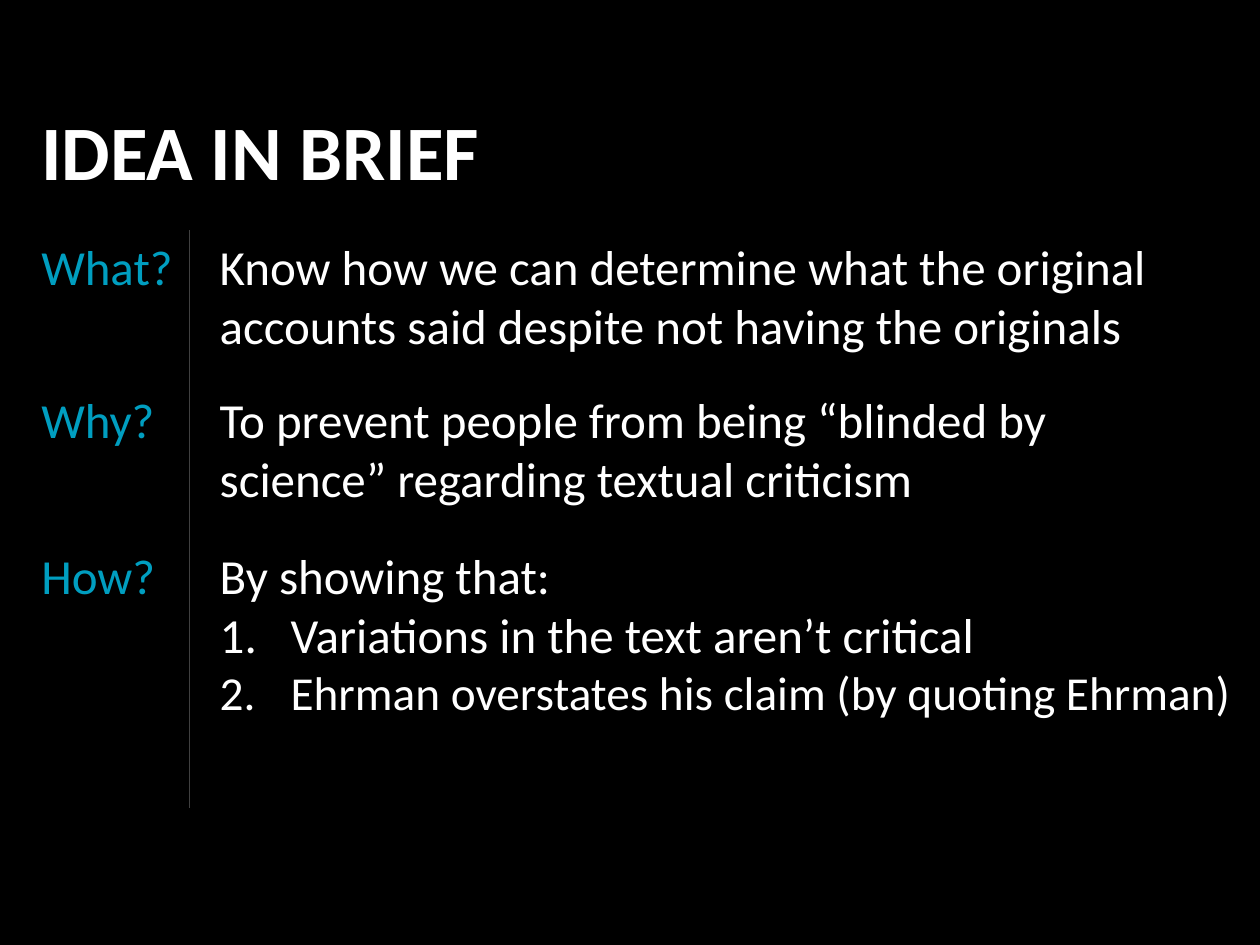
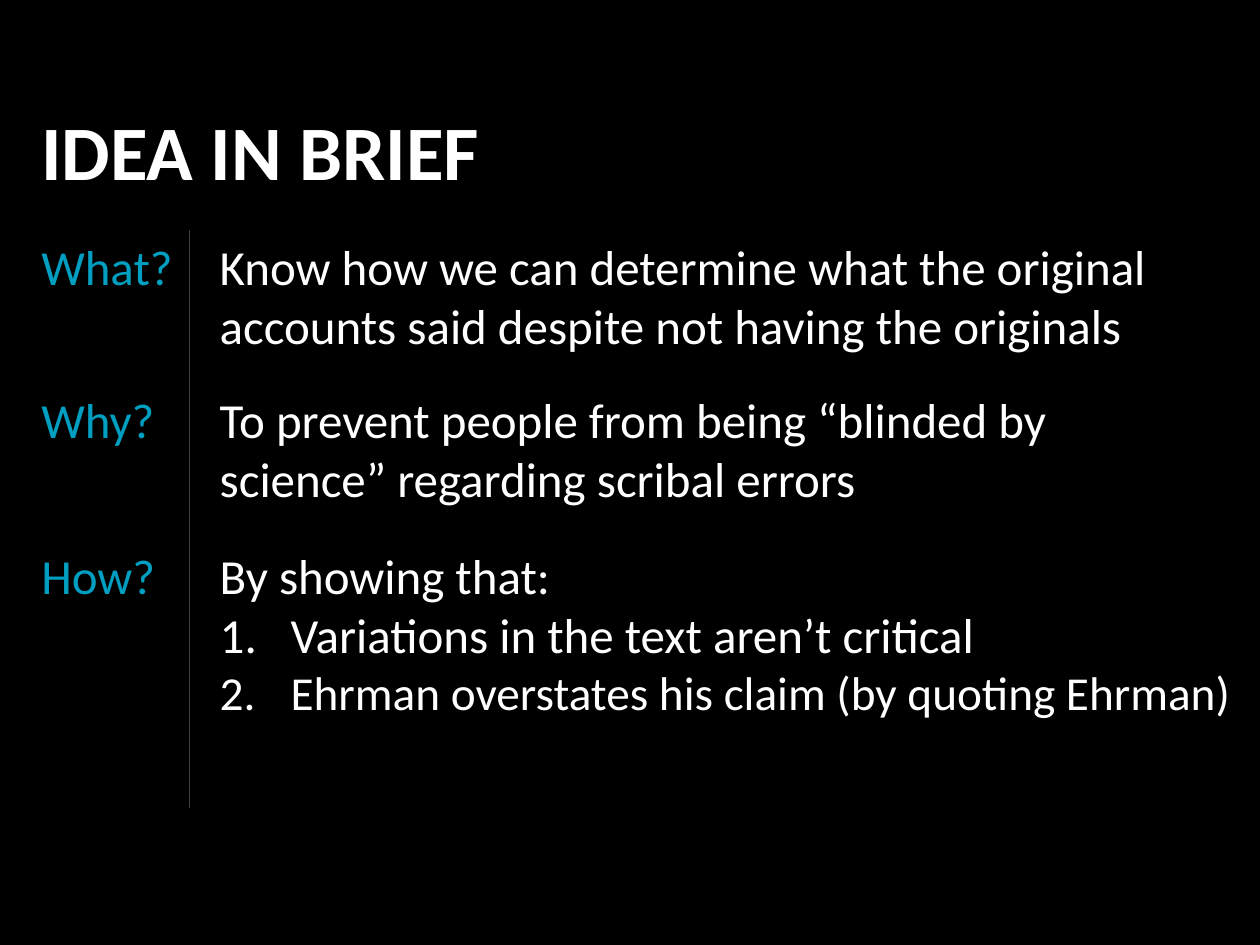
Before and after one commit to LukeMurphey/Ai1L, a slide deck: slide 4 of companion-website/public/files/22. Is the New Testament Corrupted.pptx. Drawn at 1260x945 pixels with LibreOffice and Linux fonts; fonts in the diff are those of the drawing. Boxes give left, top, right and bottom in pixels: in the first picture for what was removed or moved away, otherwise in the second. Text is boxed around its words. In the diff, an @@ line names an element or a change of style, - is before the commit and + after.

```diff
--- a/companion-website/public/files/22. Is the New Testament Corrupted.pptx
+++ b/companion-website/public/files/22. Is the New Testament Corrupted.pptx
@@ text at [220, 403, 1046, 506]: text changed @@
-To prevent people from being “blinded by science” regarding textual criticism
+To prevent people from being “blinded by science” regarding scribal errors
```
Also in this commit, not shown: 1 other slide changed, 1 slide removed.
